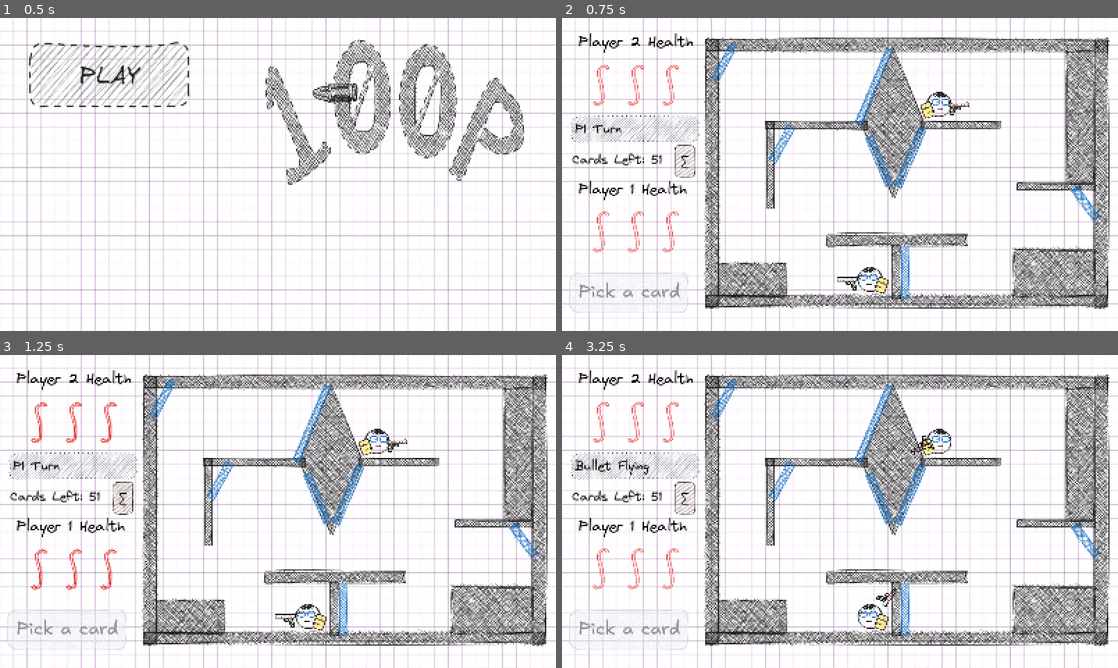
Above: before the commit, frames 1-4 (two rows, left to right).
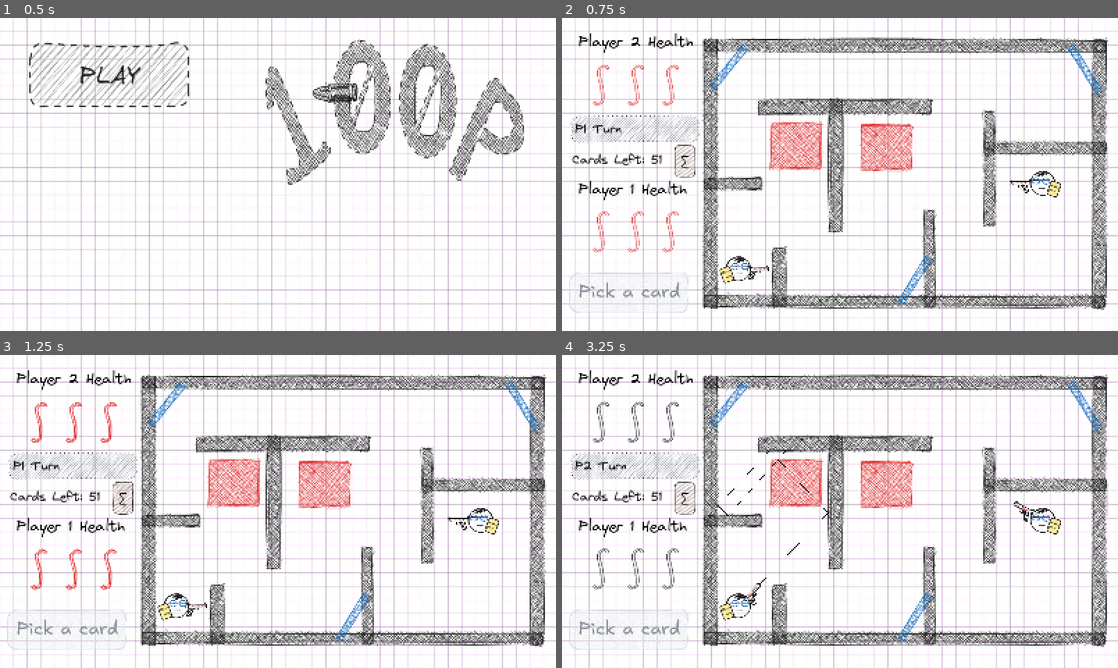
Above: after the commit, the same moments.

Repository: RebellionDevs/100P
Game: Godot game, scene res://scenes/main_menu.tscn
Same seed, same stepped clock (60 frames per second), same inputs: the game is played once before the commit and once after it.
Inputs (mouse positions are in pixels of both pictures, inside the frame that each line leads up to):
- Up to frame 1 (0.5 s): no input
- Up to frame 2 (0.75 s): click (673, 74) at 0.5 s
- Up to frame 3 (1.25 s): no input
- Up to frame 4 (3.25 s): tap Enter at 1.25 s; move the mouse to (962, 495) at 1.27 s; click (962, 495) at 1.42 s; move the mouse to (728, 527) at 2.02 s; click (728, 527) at 2.17 s; move the mouse to (895, 442) at 2.77 s; click (895, 442) at 2.92 s

Frame 1 is identical in both runs. In frame 2, 26% of the frame differs, in the area x 25-99%, y 6-94%; in frame 3, 26%; in frame 4, 27%, in the area x 2-99%, y 6-94%.

Commit message:
fix: fix wrong damage logic

Diff:
--- a/project.godot
+++ b/project.godot
@@ -13,7 +13,6 @@
 config/name="100P"
 run/main_scene="uid://2yvq6yiiep7y"
 config/features=PackedStringArray("4.7", "Forward Plus")
-config/icon="res://icon.svg"
 
 [autoload]
 
--- a/scripts/game.gd
+++ b/scripts/game.gd
@@ -5,7 +5,8 @@
 @onready var card_left_label: Label = $UI/CardLeft
 
 func _ready() -> void:
-	load_level("res://scenes/level_3.tscn")
+	var random_level = randi_range(1, 3)
+	load_level("res://scenes/level_%d.tscn" % random_level)
 
 func _process(delta: float) -> void:
 	match GameManager.current_state:
--- a/scripts/game_manager.gd
+++ b/scripts/game_manager.gd
@@ -180,13 +180,17 @@
 		hit_player = 2
 
 	if hit_player != 0:
-		var damage_player = hit_player
-		if bullet is Bullet and bullet.is_under_function:
-			if (bullet.is_in_group("player_1_bullet") and hit_player == 1) or \
-					(bullet.is_in_group("player_2_bullet") and hit_player == 2):
-				damage_player = 2 if hit_player == 1 else 1
-
-		if damage_player == 1:
+		var shooter_player = 1
+		if bullet.is_in_group("player_2_bullet"):
+			shooter_player = 2
+
+		var is_func = (bullet is Bullet and bullet.is_under_function)
+		var damage_target = shooter_player
+
+		if is_func and hit_player == shooter_player:
+			damage_target = 2 if shooter_player == 1 else 1
+
+		if damage_target == 1:
 			take_p1_damage(1)
 		else:
 			take_p2_damage(1)
Not shown, added: export_presets.cfg
Renamed: scenes/level-1.tscn -> scenes/level_1.tscn
